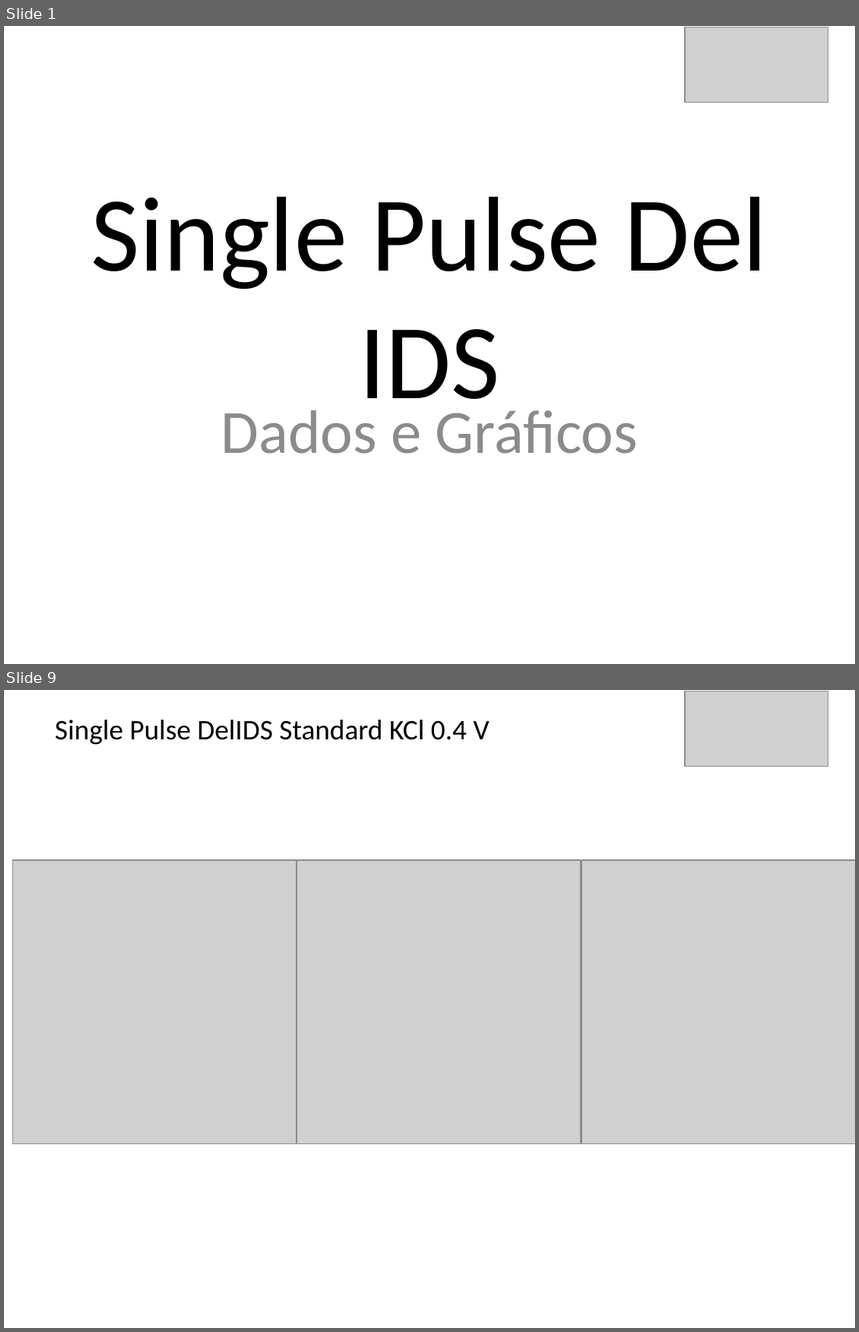
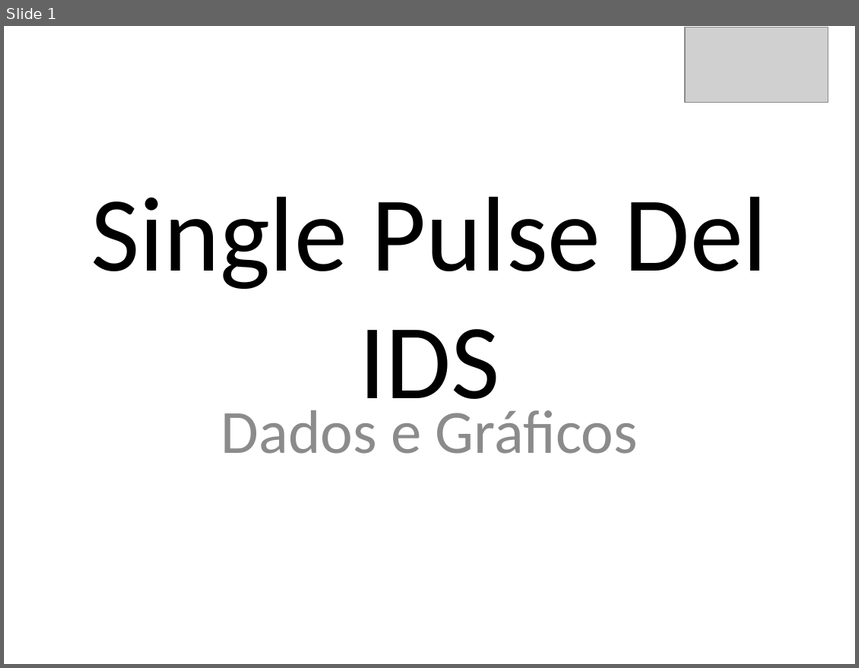
Before and after one commit to Piadista/EGT_data_analysis, a slide deck: Template/Del IDS Single Pulse.pptx. Shown one above the other, each under a label of ours: slides 1 and 9 before the commit, slide 1 after it; the slides between them are not shown. The pictures are 859x1332 and 859x668 pixels, drawn with LibreOffice and Linux fonts; fonts in the diff are those of the drawing; grey boxes stand for pictures. Boxes give left, top, right and bottom in pixels: in the first picture for what was removed or moved away, otherwise in the second. Text is boxed around its words. In the diff, an @@ line names an element or a change of style, - is before the commit and + after.

Commit message:
Del single pptx arrumado

```diff
--- a/Template/Del IDS Single Pulse.pptx
+++ b/Template/Del IDS Single Pulse.pptx
@@ slide 9 removed at (4, 690, 855, 1328), background #FFFFFF @@
@@ picture removed at (685, 691, 829, 767) @@
@@ text removed at (55, 720, 490, 745) @@
-Single Pulse DelIDS Standard KCl 0.4 V
@@ picture removed at (12, 860, 296, 1144) @@
@@ picture removed at (297, 860, 580, 1144) @@
@@ picture removed at (582, 860, 855, 1144) @@
```
Also in this commit, not shown: 8 slides changed, 7 other slides removed, 7 other files.
